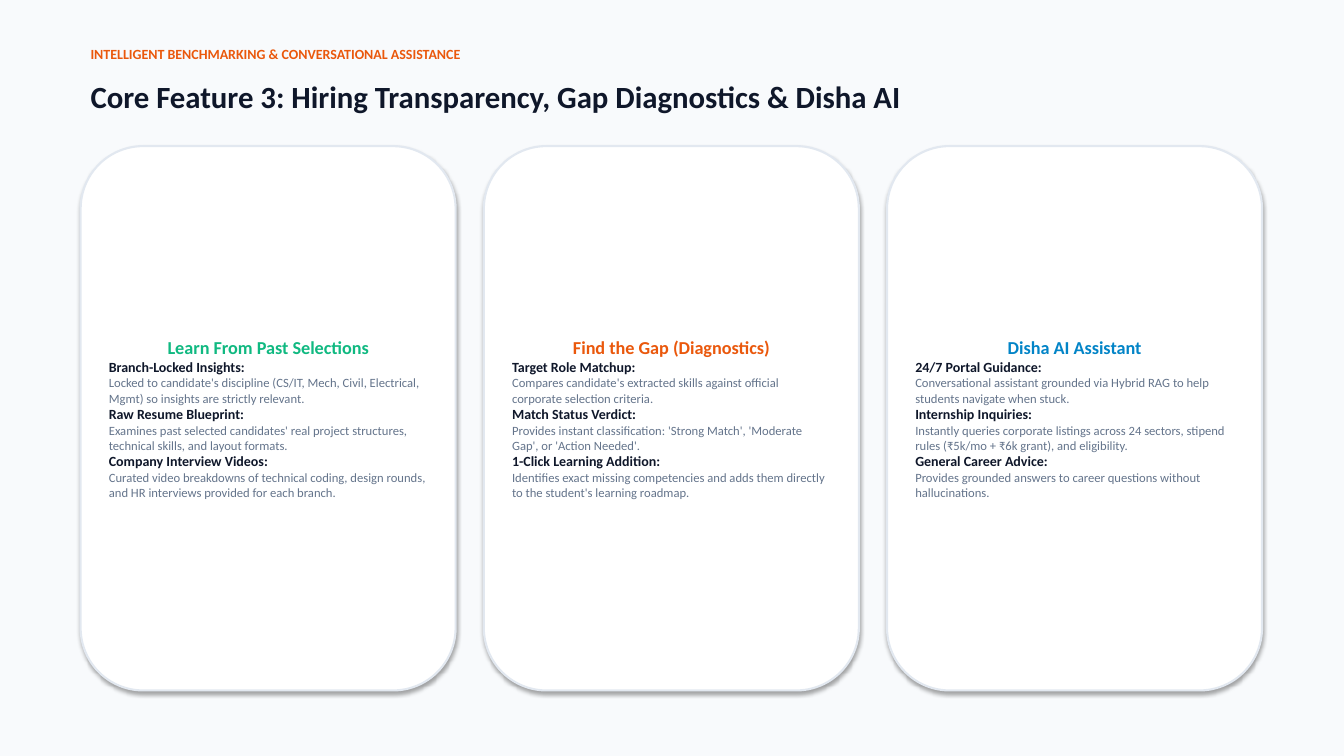
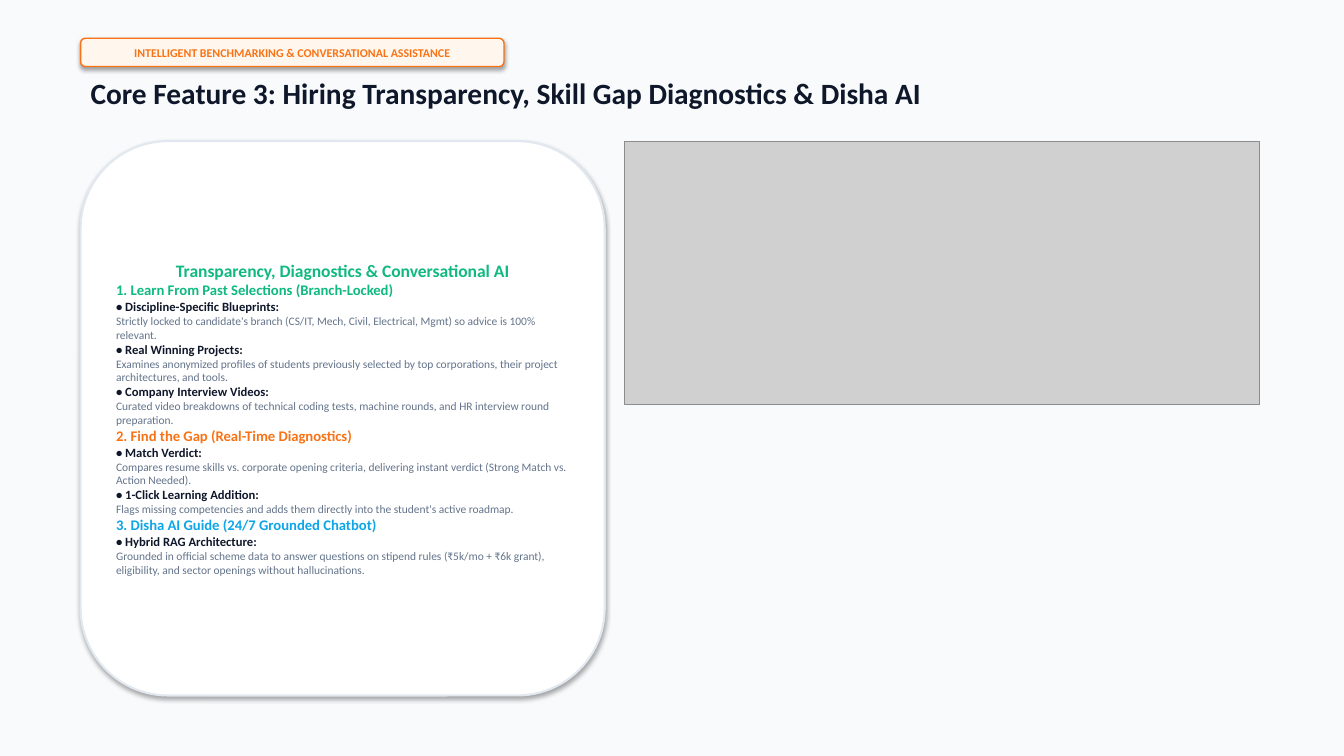
Before and after one commit to shivambhardwaj06/pmintership2.0, a slide deck: slide 5 of PM_Internship_AI_Career_Readiness_Platform.pptx. Drawn at 1344x756 pixels with LibreOffice and Linux fonts; fonts in the diff are those of the drawing; grey boxes stand for pictures. Boxes give left, top, right and bottom in pixels: in the first picture for what was removed or moved away, otherwise in the second. Text is boxed around its words. In the diff, an @@ line names an element or a change of style, - is before the commit and + after.

```diff
--- a/PM_Internship_AI_Career_Readiness_Platform.pptx
+++ b/PM_Internship_AI_Career_Readiness_Platform.pptx
@@ rounded rectangle "INTELLIGENT BENCHMARKING & CONVERSATIONAL ASSISTANCE": place and size @@
-rounded rectangle "INTELLIGENT BENCHMARKING & CONVERSATIONAL ASSISTANCE" at bbox=[91, 50, 461, 59]
+rounded rectangle "INTELLIGENT BENCHMARKING & CONVERSATIONAL ASSISTANCE" at bbox=[81, 38, 504, 67]
@@ rounded rectangle "INTELLIGENT BENCHMARKING & CONVERSATIONAL ASSISTANCE" at bbox=[81, 38, 504, 67]: size 10 to 8.5 pt, text colour #EA580C to #F97316; alignment left to centre; vertical alignment top to middle; fill none to #FFF7ED; outline none to #F97316 1 pt; shadow on @@
@@ text at bbox=[91, 83, 921, 109]: text changed; size 22 to 21 pt @@
-Core Feature 3: Hiring Transparency, Gap Diagnostics & Disha AI
+Core Feature 3: Hiring Transparency, Skill Gap Diagnostics & Disha AI
@@ rounded rectangle "Transparency, Diagnostics & Conversational AI": place and size @@
-rounded rectangle "Transparency, Diagnostics & Conversational AI" at bbox=[81, 146, 456, 691]
+rounded rectangle "Transparency, Diagnostics & Conversational AI" at bbox=[81, 141, 605, 696]
@@ rounded rectangle removed at bbox=[484, 146, 859, 691] @@
-Find the Gap (Diagnostics)
-Target Role Matchup:
-Compares candidate's extracted skills against official corporate selection criteria.
-Match Status Verdict:
-Provides instant classification: 'Strong Match', 'Moderate Gap', or 'Action Needed'.
-1-Click Learning Addition:
-Identifies exact missing competencies and adds them directly to the student's learning roadmap.
@@ picture added at bbox=[625, 141, 1260, 404] @@
@@ rounded rectangle removed at bbox=[887, 146, 1262, 691] @@
-Disha AI Assistant
-24/7 Portal Guidance:
-Conversational assistant grounded via Hybrid RAG to help students navigate when stuck.
-Internship Inquiries:
-Instantly queries corporate listings across 24 sectors, stipend rules (₹5k/mo + ₹6k grant), and eligibility.
-General Career Advice:
-Provides grounded answers to career questions without hallucinations.
@@ text in rounded rectangle at bbox=[116, 264, 566, 576]: text changed; size 9 to 8.2 pt @@
-Learn From Past Selections
-Branch-Locked Insights:
-Locked to candidate's discipline (CS/IT, Mech, Civil, Electrical, Mgmt) so insights are strictly relevant.
-Raw Resume Blueprint:
-Examines past selected candidates' real project structures, technical skills, and layout formats.
-Company Interview Videos:
-Curated video breakdowns of technical coding, design rounds, and HR interviews provided for each branch.
+Transparency, Diagnostics & Conversational AI
+1. Learn From Past Selections (Branch-Locked)
+• Discipline-Specific Blueprints:
+Strictly locked to candidate's branch (CS/IT, Mech, Civil, Electrical, Mgmt) so advice is 100% relevant.
+• Real Winning Projects:
+Examines anonymized profiles of students previously selected by top corporations, their project architectures, and tools.
+• Company Interview Videos:
+Curated video breakdowns of technical coding tests, machine rounds, and HR interview round preparation.
+2. Find the Gap (Real-Time Diagnostics)
+• Match Verdict:
+Compares resume skills vs. corporate opening criteria, delivering instant verdict (Strong Match vs. Action Needed).
+• 1-Click Learning Addition:
+Flags missing competencies and adds them directly into the student's active roadmap.
+3. Disha AI Guide (24/7 Grounded Chatbot)
+• Hybrid RAG Architecture:
+Grounded in official scheme data to answer questions on stipend rules (₹5k/mo + ₹6k grant), eligibility, and sector openings without hallucinations.
```
Also in this commit, not shown: 6 other slides changed, 8 other files.
